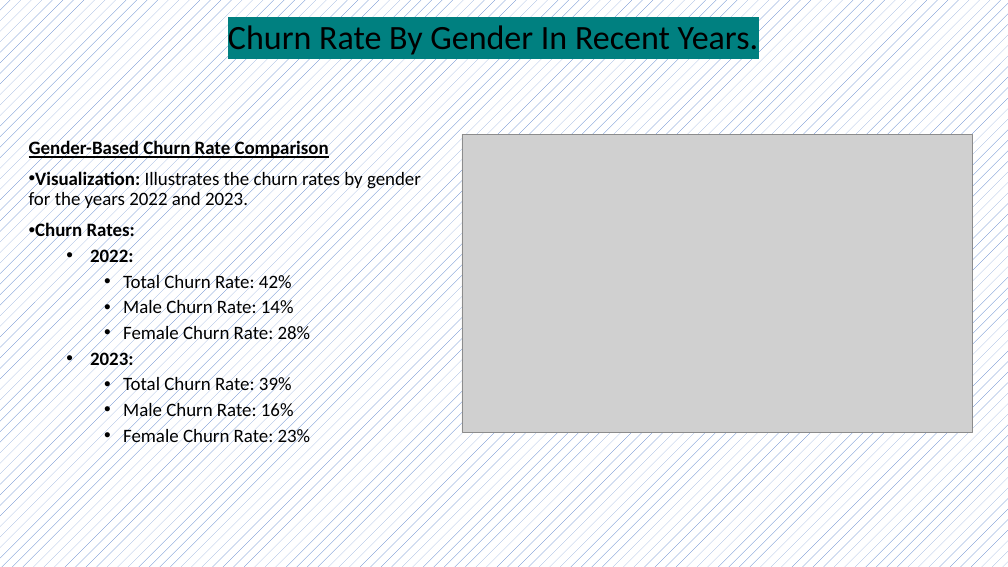
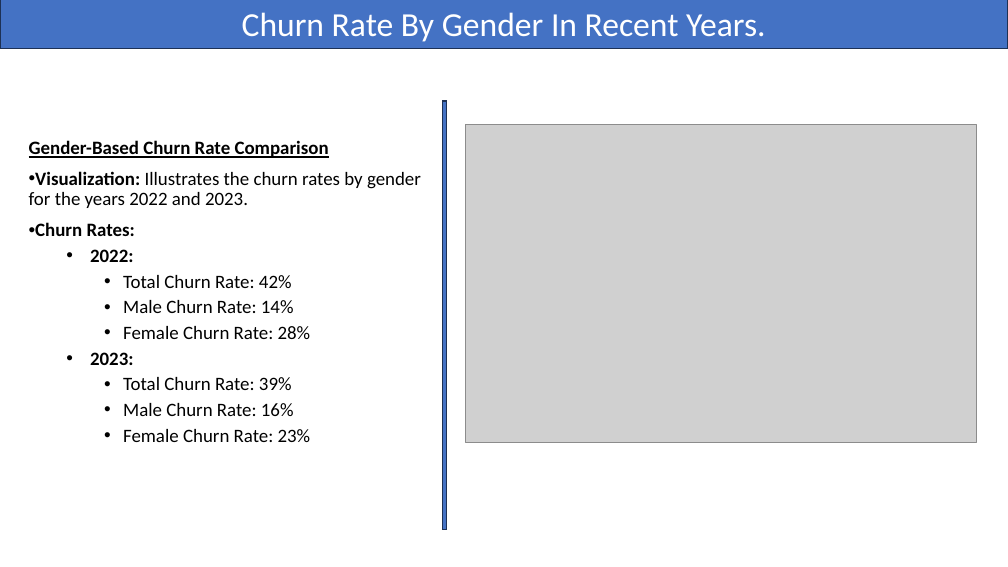
Before and after one commit to Lokesh272000/SQL-Project, a slide deck: slide 10 of Capstone Presentation.pptx. Drawn at 1008x567 pixels with LibreOffice and Linux fonts; fonts in the diff are those of the drawing; grey boxes stand for pictures. Boxes give left, top, right and bottom in pixels: in the first picture for what was removed or moved away, otherwise in the second. Text is boxed around its words. In the diff, an @@ line names an element or a change of style, - is before the commit and + after.

```diff
--- a/Capstone Presentation.pptx
+++ b/Capstone Presentation.pptx
@@ background pattern #4472C4 on #FFFFFF to #FFFFFF @@
@@ rectangle "Churn Rate By Gender In ...": place and size @@
-rectangle "Churn Rate By Gender In ..." at (228,25,759,55)
+rectangle "Churn Rate By Gender In ..." at (0,0,1008,49)
@@ rectangle "Churn Rate By Gender In ..." at (0,0,1008,49): size 32.4 to 32 pt, text colour #000000 to #FFFFFF, highlight #008080 to none; line spacing 0.9 to 1; vertical alignment bottom to middle; fill none to #4472C4; outline none to #1E3256 1 pt @@
@@ rectangle added at (443,101,447,530), fill #4472C4, outline #1E3256 1 pt @@
@@ picture: place and size @@
-picture at (462,135,972,433)
+picture at (466,125,976,442)
```
Also in this commit, not shown: 19 other slides changed, 1 slide added, 1 slide removed.
